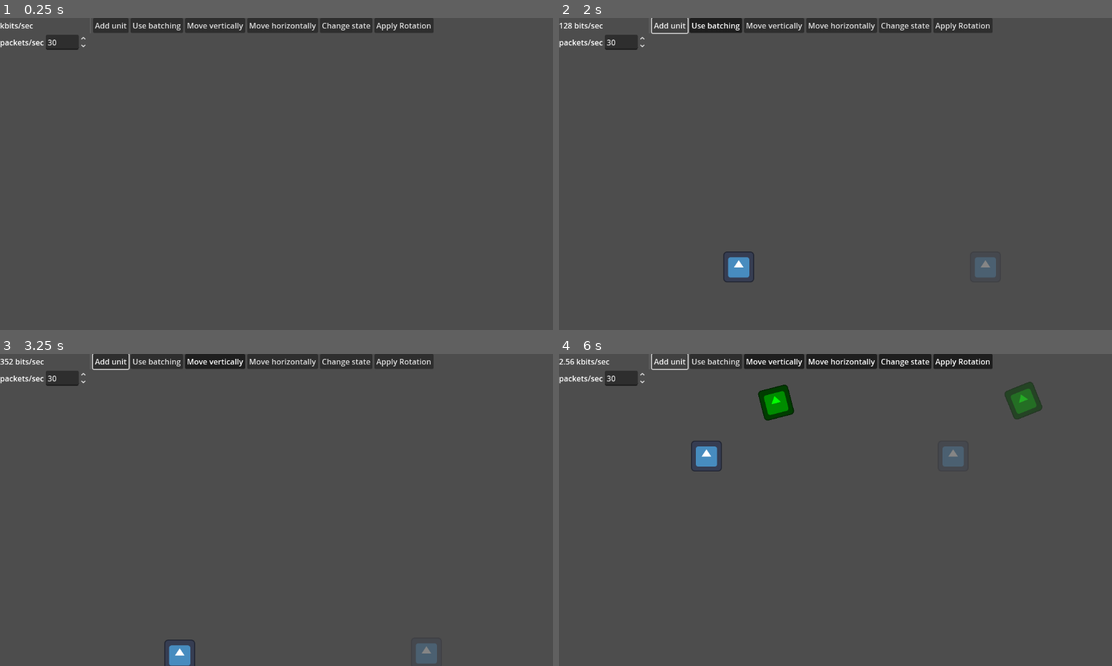
Above: before the commit, frames 1-4 (two rows, left to right).
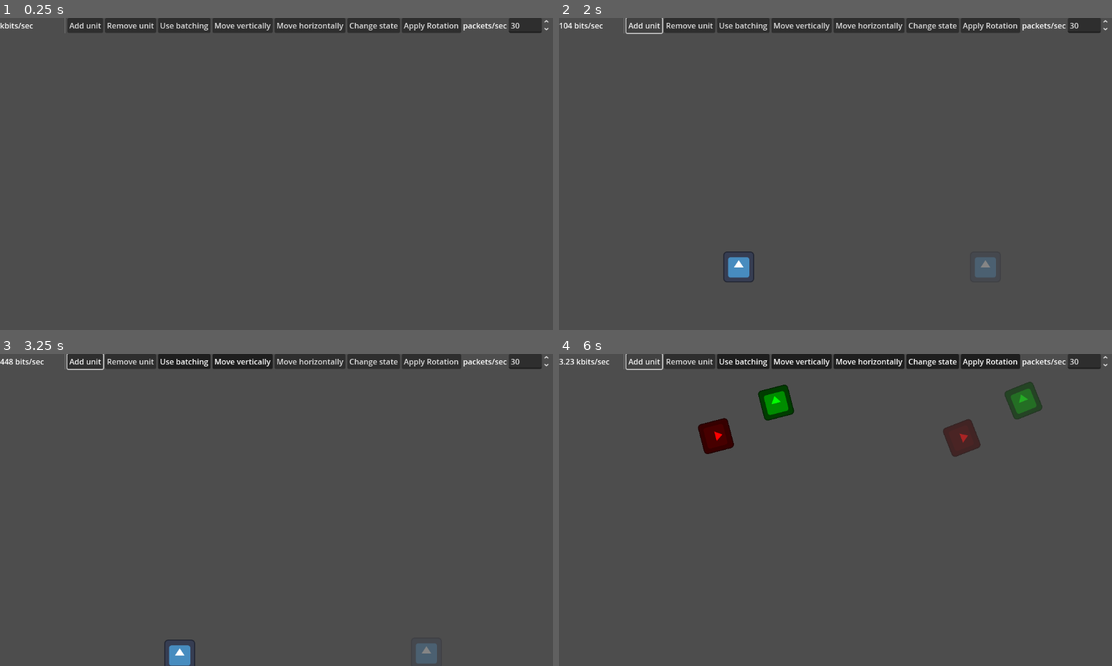
Above: after the commit, the same moments.

Repository: wowtamz/efficient-state-sync
Game: Godot game, scene res://2d/benchmark2d.tscn
The game is run twice, just before and just after one commit, with the same random seed, the same clock (stepped at 60 frames per second) and the same inputs. The engine's default icon, where the game draws it, is replaced by a stand-in: a white triangle on a blue panel in a dark square.
Inputs (mouse positions are in pixels of both pictures, inside the frame that each line leads up to):
- Up to frame 1 (0.25 s): no input
- Up to frame 2 (2 s): click (691, 24) at 0.5 s, where only the run after the commit has a clickable "Remove unit"; click "Add unit" at 1.25 s
- Up to frame 3 (3.25 s): click "Use batching" at 2 s; click "Move vertically" at 2.75 s
- Up to frame 4 (6 s): click "Move horizontally" at 3.5 s; click "Change state" at 4.25 s; click "Apply Rotation" at 5 s; click "Add unit" at 5.75 s

The runs differ from the first frame. In frame 1, 1.9% of the frame differs, in the area x 0-100%, y 0-11%; in frame 2, 1.9%; in frame 3, 2.0%; in frame 4, 3.5%, in the area x 0-100%, y 0-38%.

Commit message:
newly spawned unit has toggled settings applied to it automatically; added remove unit button

Diff:
--- a/2d/benchmark2d.tscn
+++ b/2d/benchmark2d.tscn
@@ -12,7 +12,7 @@
 var _send_rate_counter: float = 0.0
 var _use_batching: bool = false
 
-var id_counter = 1
+var id_counter = 0
 var shadows := Dictionary()
 
 func _ready() -> void:
@@ -22,6 +22,15 @@
 	add_unit(id_counter)
 	add_shadow(id_counter)
 	id_counter += 1
+
+func despawn_object() -> void:
+	if id_counter > 0:
+		id_counter -= 1
+		var unit = get_unit(id_counter)
+		var shadow = get_shadow(id_counter)
+		shadows.erase(id_counter)
+		unit.queue_free()
+		shadow.queue_free()
 
 func add_unit(id: int = id_counter) -> void:
 	var new_unit = unit_scene.instantiate()
@@ -29,6 +38,12 @@
 	new_unit.position.x = 256.0 + randi_range(-200, 200)
 	new_unit.position.y = 360 + randi_range(-200, 200)
 	add_child(new_unit)
+	if id > 0:
+		var root_unit = get_unit(0)
+		new_unit.set_change_state(root_unit.changes_state)
+		new_unit.apply_rotation(root_unit.get(\"_angle\") > 0.0)
+		new_unit.set_move_vertically(root_unit.move_vertially)
+		new_unit.set_move_horizontally(root_unit.move_horizontally)
 
 func add_shadow(id: int = id_counter) -> void:
 	var new_shadow = shadow_scene.instantiate()
@@ -37,6 +52,7 @@
 
 func connect_buttons() -> void:
 	$ui/b_add.connect(\"pressed\", Callable(self, \"spawn_object\"))
+	$ui/b_remove.connect(\"pressed\", Callable(self, \"despawn_object\"))
 	$ui/b_batch.connect(\"toggled\", Callable(self, \"set_use_batching\"))
 	$ui/b_vert.connect(\"toggled\", Callable(self, \"set_move_vertically\"))
 	$ui/b_hor.connect(\"toggled\", Callable(self, \"set_move_horizontally\"))
@@ -114,6 +130,12 @@
 func get_sent_bits() -> int:
 	return sent_bytes * 8
 
+func get_unit(id: int) -> Node2D:
+	for node in get_tree().get_nodes_in_group(\"unit\"):
+		if node.id == id:
+			return node
+	return null
+
 func get_shadow(id: int) -> Node2D:
 	if shadows.has(id):
 		return shadows[id]
@@ -140,7 +162,7 @@
 offset_bottom = 82.0
 grow_horizontal = 2
 size_flags_horizontal = 4
-columns = 8
+columns = 10
 
 [node name="bps" type="Label" parent="ui"]
 custom_minimum_size = Vector2(128, 0)
@@ -149,10 +171,15 @@
 
 [node name="vsep" type="VSeparator" parent="ui"]
 layout_mode = 2
+size_flags_horizontal = 0
 
 [node name="b_add" type="Button" parent="ui"]
 layout_mode = 2
 text = "Add unit"
+
+[node name="b_remove" type="Button" parent="ui"]
+layout_mode = 2
+text = "Remove unit"
 
 [node name="b_batch" type="Button" parent="ui"]
 layout_mode = 2
